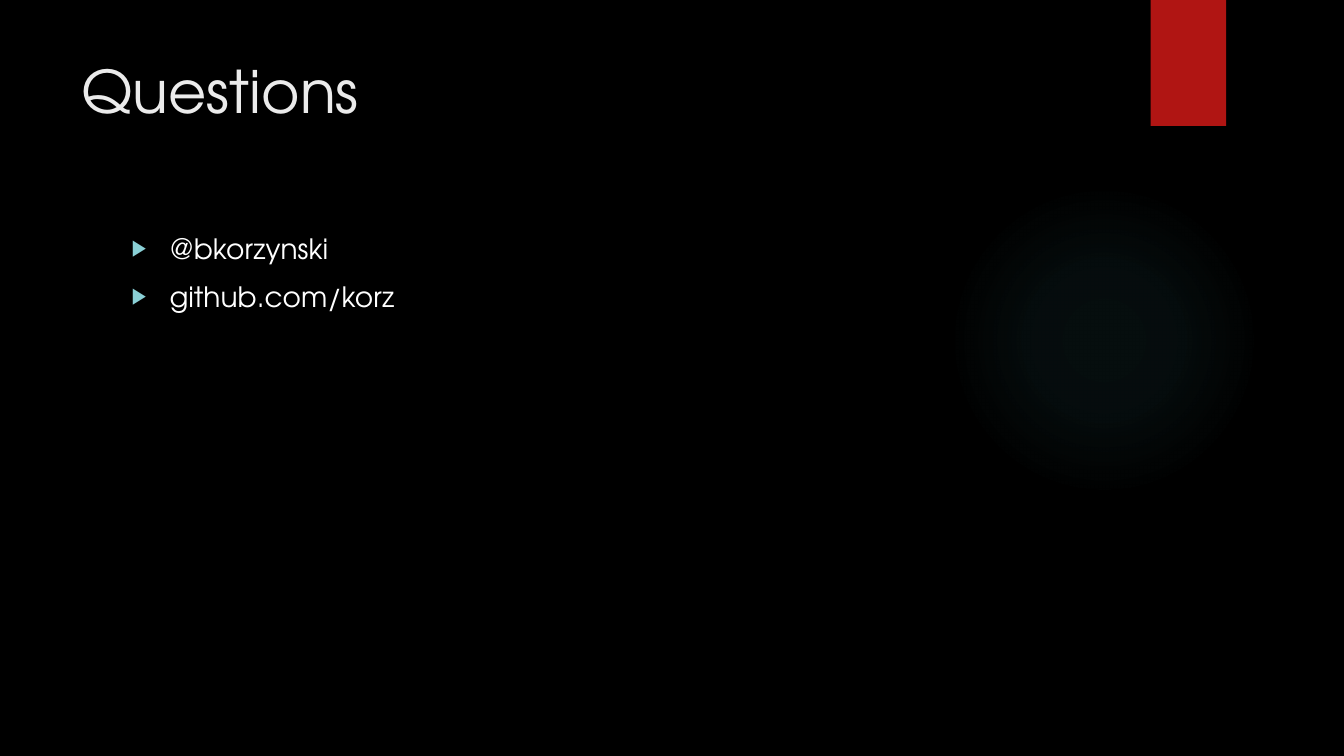
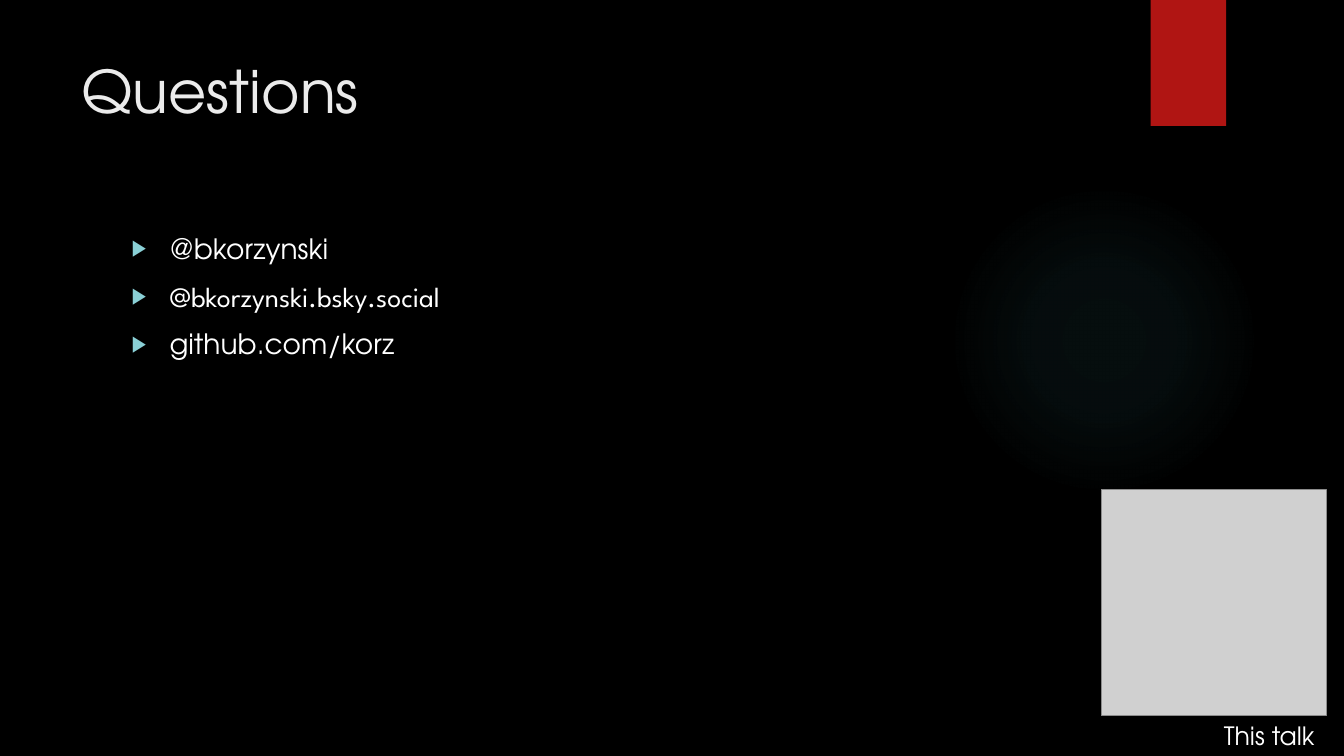
Before and after one commit to korz/ml-in-csharp, a slide deck: slide 49 of Slides.pptx (slide 42 before the commit). Drawn at 1344x756 pixels with LibreOffice and Linux fonts; fonts in the diff are those of the drawing; grey boxes stand for pictures; background and template pictures are left out. Boxes give left, top, right and bottom in pixels: in the first picture for what was removed or moved away, otherwise in the second. Text is boxed around its words. In the diff, an @@ line names an element or a change of style, - is before the commit and + after.

```diff
--- a/Slides.pptx
+++ b/Slides.pptx
@@ text at [170,287,440,313]: paragraph added @@
+▶ @bkorzynski.bsky.social
@@ picture added at [1101,490,1327,716] @@
@@ text added at [1224,726,1315,746], 18 pt, text #FFFFFF @@
+This talk
```
Also in this commit, not shown: 18 other slides changed, 16 slides added, 9 slides removed, 4 other files.
